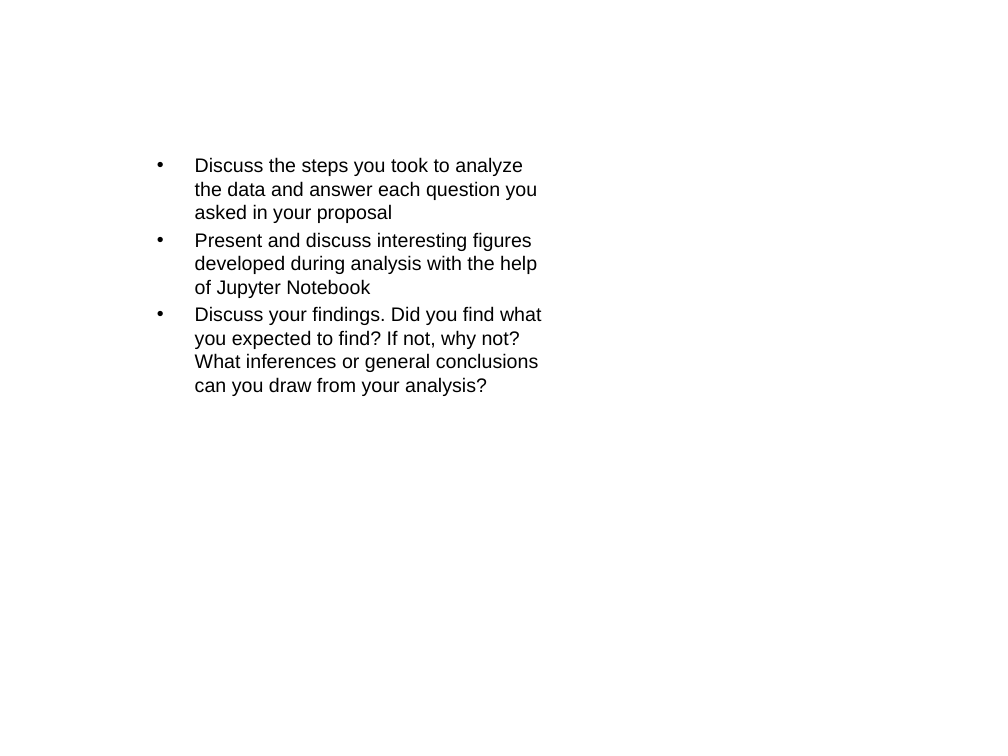
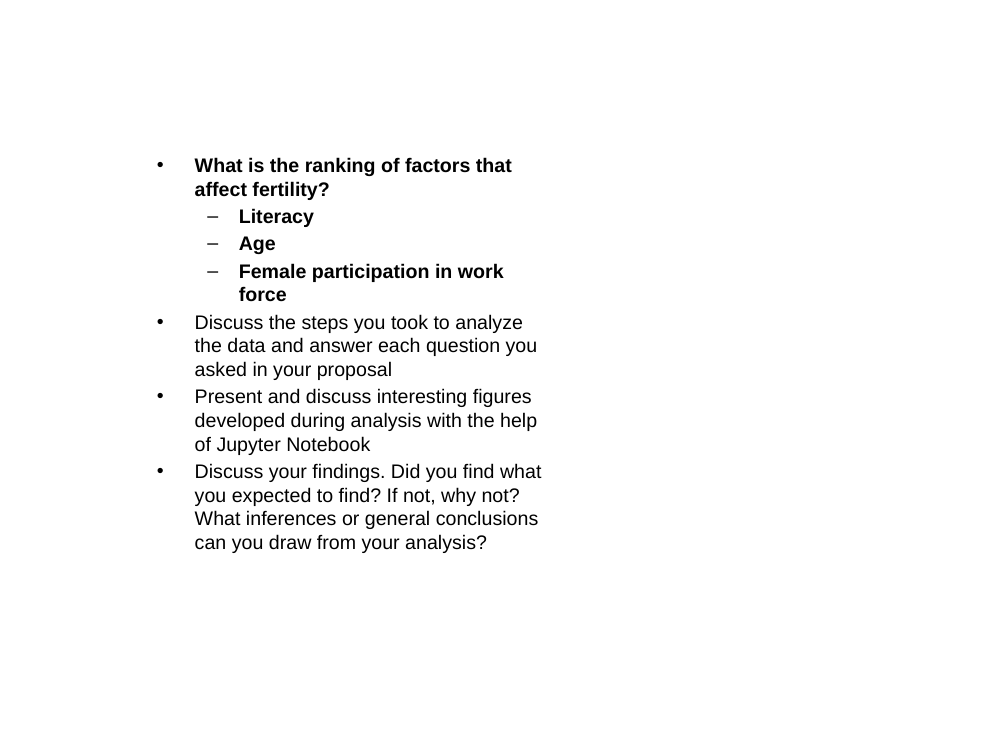
Before and after one commit to CShattoJones/Teamfive, a slide deck: slide 6 of sgoodel3template.pptx. Drawn at 1008x756 pixels with LibreOffice and Linux fonts; fonts in the diff are those of the drawing; background and template pictures are left out. Boxes give left, top, right and bottom in pixels: in the first picture for what was removed or moved away, otherwise in the second. Text is boxed around its words. In the diff, an @@ line names an element or a change of style, - is before the commit and + after.

```diff
--- a/sgoodel3template.pptx
+++ b/sgoodel3template.pptx
@@ text at bbox=[195, 157, 512, 302]: paragraphs added @@
+• What is the ranking of factors that affect fertility?
+  – Literacy
+  – Age
+  – Female participation in work force
```
Also in this commit, not shown: 4 other slides changed.
